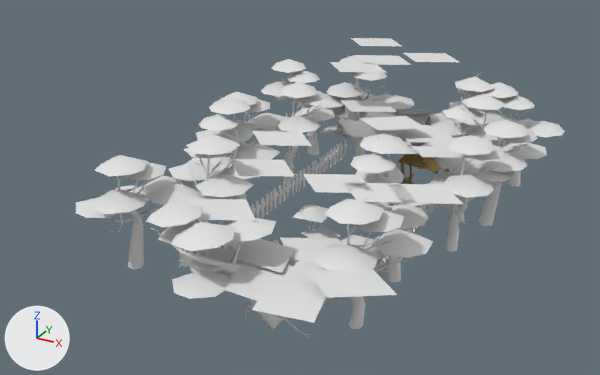
An edit to the FBX model Assets/FBX/level1_1_props.fbx, drawn before and after from the same camera.
One viewpoint serves both versions: a camera (50 mm lens) standing at (7.92, -17.33, 8.76) and looking at (-0.27, -2.44, 1.31). Lighting does not change. The marker at lower left points along +X, +Y and +Z. Objects named as collision shapes, trigger or cutter boxes, shadow casters or lower levels of detail are left out. Where no turn or scale is listed for an object, it has been applied to the vertices.
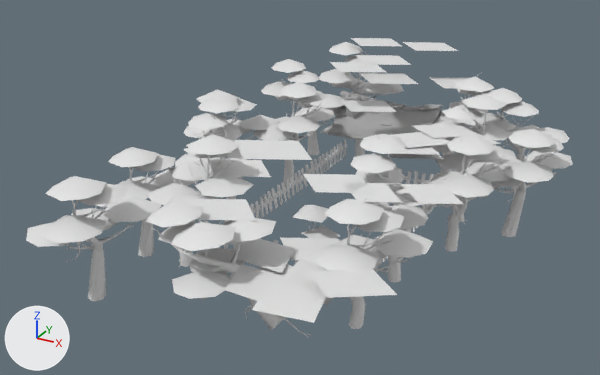
Changed parts and their boxes (x1, y1, x2, y2) in the pictures (600 x 375 px):
'Tree_Low.005', added: after (26, 176, 162, 301)
'Tree_Low.004', moved: before (76, 155, 195, 269); after (97, 147, 199, 257)
'Tree_Low.003', moved: before (450, 120, 547, 226); after (491, 129, 573, 237)
'Tree_Med.005', moved: before (187, 96, 280, 200); after (175, 95, 247, 221)
'Tree_Med', moved: before (326, 55, 414, 155); after (319, 42, 404, 99)
'Tree_Low', moved: before (480, 82, 565, 186); after (472, 88, 570, 193)
'Roof1.001', moved, rescaled (18% wider, 25% taller): before (337, 105, 430, 140); after (332, 96, 442, 140)
'Tree_Low.002', moved, turned: before (196, 92, 288, 180); after (183, 89, 280, 142)
'Shadow leaf.009', moved, rescaled (30% wider, 31% taller): before (252, 131, 312, 146); after (234, 140, 312, 160)
'Shadow leaf.010', moved: before (231, 159, 295, 177); after (210, 159, 271, 177)
'Shadow leaf', moved: before (359, 116, 427, 131); after (412, 123, 481, 138)
'Shadow leaf.004', moved: before (403, 53, 459, 62); after (403, 42, 458, 51)
'Shadow leaf.014', moved: before (407, 142, 470, 158); after (389, 154, 443, 159)
'Wooden Support Pillars.001', deleted: before (398, 154, 450, 184)
'Roof1 Upper  tiles.008', moved, rescaled (14% wider, 17% taller): before (342, 98, 432, 115); after (340, 91, 443, 111)
'Shadow leaf.002', deleted: before (398, 132, 454, 147)
'Shadow leaf.024', added: after (359, 73, 418, 84)
'Roof1 Loose Tiles001.004', moved, rescaled: before (334, 112, 429, 138); after (328, 109, 432, 140)
'Shadow leaf.025', added: after (429, 77, 467, 89)
'Chimney001.001', moved, rescaled: before (348, 109, 360, 121); after (344, 94, 361, 119)
'Shadow leaf.023', added: after (444, 134, 501, 144)

What changed in the scene script:
```text
Add me_plane_039:
    me_plane_039.from_pydata([(-0.37, -0.74, -0.11), (-0.37, 0.48, -0.11), (0.43, 0.02, -0.11), (-1.18, -0.28, -0.11)], [], [(1, 3, 0, 2)])
    me_plane_039.materials.append(mat_tree)  # white #e7e7e7
Add me_plane_207:
    me_plane_207.from_pydata([(-0.65, -0.67, -0.13), (-0.25, 0.64, -0.13), (0.47, -0.11, -0.13), (-1.36, 0.08, -0.13)], [], [(1, 3, 0, 2)])
    me_plane_207.materials.append(mat_tree)  # white #e7e7e7
Change ob_chimney001_001:
    ob_chimney001_001.location: (-0.21, 2.29, 1.39) -> (-0.21, 2.61, 1.39)
    ob_chimney001_001.scale: (1.0, 1.0, 1.0) -> (1.15, 1.39, 1.15)
Change ob_roof1_upper__tiles_008:
    ob_roof1_upper__tiles_008.location: (-0.21, 2.29, 1.39) -> (-0.21, 2.61, 1.39)
    ob_roof1_upper__tiles_008.scale: (1.0, 1.0, 1.0) -> (1.15, 1.39, 1.15)
Change ob_roof1_001:
    ob_roof1_001.location: (-0.21, 2.29, 1.39) -> (-0.21, 2.61, 1.39)
    ob_roof1_001.scale: (1.0, 1.0, 1.0) -> (1.15, 1.39, 1.15)
Change ob_shadow_leaf_014:
    ob_shadow_leaf_014.location: (2.91, -1.25, 2.45) -> (2.15, -1.07, 2.22)
Remove ob_wooden_support_pillars_001:
    ob_wooden_support_pillars_001 = bpy.data.objects.new('Wooden Support Pillars.001', me_mesh_062)
    ob_wooden_support_pillars_001.location = (1.37, 3.14, 1.88)
Change ob_tree_low_004:
    ob_tree_low_004.location: (-2.73, -5.15, 0.0) -> (-3.1, -4.36, -0.17)
Change ob_tree_med_005:
    ob_tree_med_005.location: (-1.81, -2.57, 0.0) -> (-2.08, -2.62, 0.0)
Change ob_shadow_leaf_009:
    ob_shadow_leaf_009.location: (-0.37, -2.39, 2.5) -> (-0.13, -3.0, 2.5)
    ob_shadow_leaf_009.scale: (0.583, 0.583, 0.583) -> (0.75, 0.75, 0.75)
Remove ob_shadow_leaf_002:
    ob_shadow_leaf_002 = bpy.data.objects.new('Shadow leaf.002', me_plane_162)
    ob_shadow_leaf_002.location = (2.49, -0.74, 2.45)
Change ob_shadow_leaf:
    ob_shadow_leaf.location: (1.59, -0.72, 2.69) -> (2.57, 0.07, 2.44)
Change ob_tree_low:
    ob_tree_low.location: (3.2, 3.08, 0.0) -> (3.41, 2.64, 0.0)
Change ob_roof1_loose_tiles001_004:
    ob_roof1_loose_tiles001_004.location: (-0.21, 2.29, 1.39) -> (-0.21, 2.61, 1.39)
    ob_roof1_loose_tiles001_004.scale: (1.0, 1.0, 1.0) -> (1.15, 1.39, 1.15)
Change ob_tree_med:
    ob_tree_med.location: (-0.77, 3.08, 0.07) -> (-1.33, 3.66, 0.23)
Change ob_shadow_leaf_004:
    ob_shadow_leaf_004.location: (1.28, 2.33, 3.44) -> (0.86, 3.38, 3.44)
Change ob_shadow_leaf_010:
    ob_shadow_leaf_010.location: (0.14, -4.05, 2.5) -> (-0.27, -4.29, 2.5)
Change ob_tree_low_003:
    ob_tree_low_003.location: (3.24, 0.51, 0.0) -> (3.88, 0.21, 0.0)
Change ob_tree_low_002:
    ob_tree_low_002.location: (-3.02, -0.55, 0.0) -> (-3.26, -0.55, 0.0)
    ob_tree_low_002.rotation_euler: (0.0, 0.0, 3.049) -> (0.0, 0.0, 2.683)  # degrees (0, 0, 175) -> degrees (0, 0, 154)
Add ob_shadow_leaf_023:
    ob_shadow_leaf_023 = bpy.data.objects.new('Shadow leaf.023', me_plane_039)
    ob_shadow_leaf_023.location = (3.03, 0.06, 2.32)
Add ob_shadow_leaf_024:
    ob_shadow_leaf_024 = bpy.data.objects.new('Shadow leaf.024', me_plane_207)
    ob_shadow_leaf_024.location = (0.03, 2.71, 2.62)
Add ob_tree_low_005:
    ob_tree_low_005 = bpy.data.objects.new('Tree_Low.005', me_plane_153.copy())  # the mesh of ob_tree_low_003
    ob_tree_low_005.location = (-2.2, -6.93, 0.32)
Add ob_shadow_leaf_025:
    ob_shadow_leaf_025 = bpy.data.objects.new('Shadow leaf.025', me_plane_207.copy())
    ob_shadow_leaf_025.location = (1.86, 3.23, 2.62)
```
